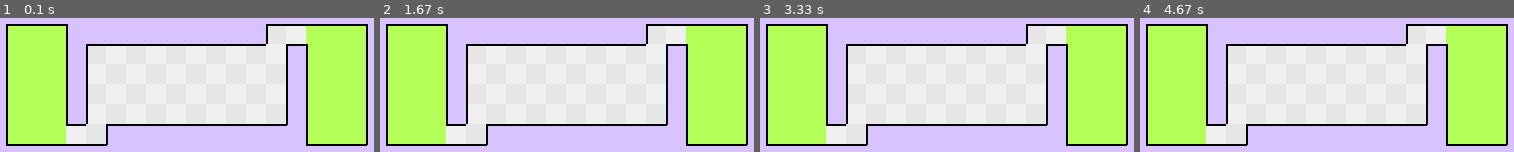
Above: before the commit, frames 1-4 (left to right).
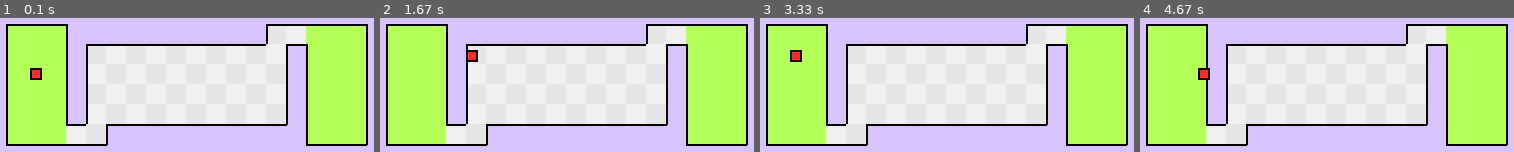
Above: after the commit, the same moments.

Repository: 2017Knight2017/The-Worlds-Hardest-Game-in-pygame
Game: pygame game, started from main.py
The game is run twice, just before and just after one commit, with the same random seed, the same clock (stepped at 60 frames per second) and the same inputs.
Inputs:
- Up to frame 1 (0.1 s): no input
- Up to frame 2 (1.67 s): hold Right 0.33-0.8 s; hold Up 0.83-1.13 s; hold Right 1.17-1.63 s
- Up to frame 3 (3.33 s): hold Left 1.67-2.2 s; hold Down 2.23-2.53 s; hold Left 2.57-2.97 s; hold Up from 3 s (still down)
- Up to frame 4 (4.67 s): release Up at 3.37 s; hold Right 3.4-4.03 s; hold Down 4.07-4.43 s; hold Left from 4.47 s (still down)

The runs differ from the first frame. In frame 1, 0.3% of the frame differs, in the area x 8-12%, y 37-47%; in frame 2, 0.2%; in frame 3, 0.3%; in frame 4, 0.3%.

Commit message:
Added the player.

Diff:
--- a/main.py
+++ b/main.py
@@ -6,20 +6,22 @@
 mainsurf = pygame.display.set_mode((640, 480))
 pygame.display.set_caption("ddddd")
 clock = pygame.time.Clock()
-# plr = Player()
+plr = Player()
 
 while True:
     map_number = 1
     cur_map = Map(map_number)
     cur_map_surface, spawn, checkpoints, finish_tiles = cur_map.generateSurface()
+    plr.rect.center = spawn.center
     while True:
         mainsurf.fill((216, 194, 255))
         mainsurf.blit(cur_map_surface, (0, 0))
+        mainsurf.blit(plr.image, plr.rect)
         for event in pygame.event.get():
             if event.type == pygame.QUIT:
                 exit()
 
-        """keys = pygame.key.get_pressed()
+        keys = pygame.key.get_pressed()
         if keys[pygame.K_LEFT] and plr.rect.x > 0:
             plr.moveLeft()
         if keys[pygame.K_RIGHT] and plr.rect.x < (640 - plr.rect.width):
@@ -27,7 +29,7 @@
         if keys[pygame.K_UP] and plr.rect.y > 0:
             plr.moveUp()
         if keys[pygame.K_DOWN] and plr.rect.y < (480 - plr.rect.height):
-            plr.moveDown()"""
+            plr.moveDown()
 
         """if exists(f"maps/MAP{'0' * (map_number < 10)}{map_number}-static.map") and exists(
                   f"maps/MAP{'0' * (map_number < 10)}{map_number}-dynamic.map"):
--- a/options.ini
+++ b/options.ini
@@ -4,4 +4,4 @@
 tile_height = 20
 
 [Player]
-speed = 10
+speed = 1
Not shown, changed: .gitignore
